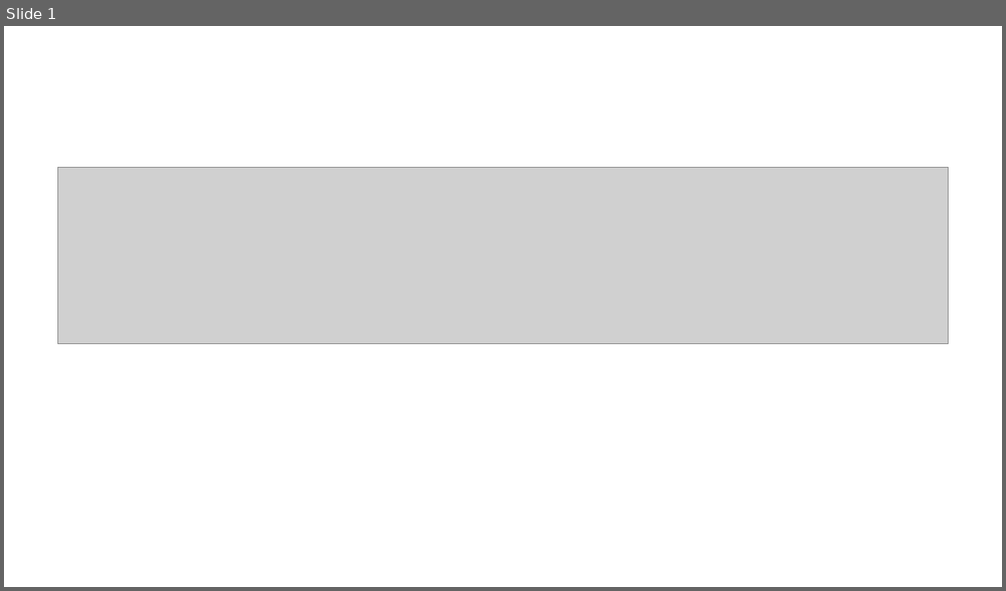
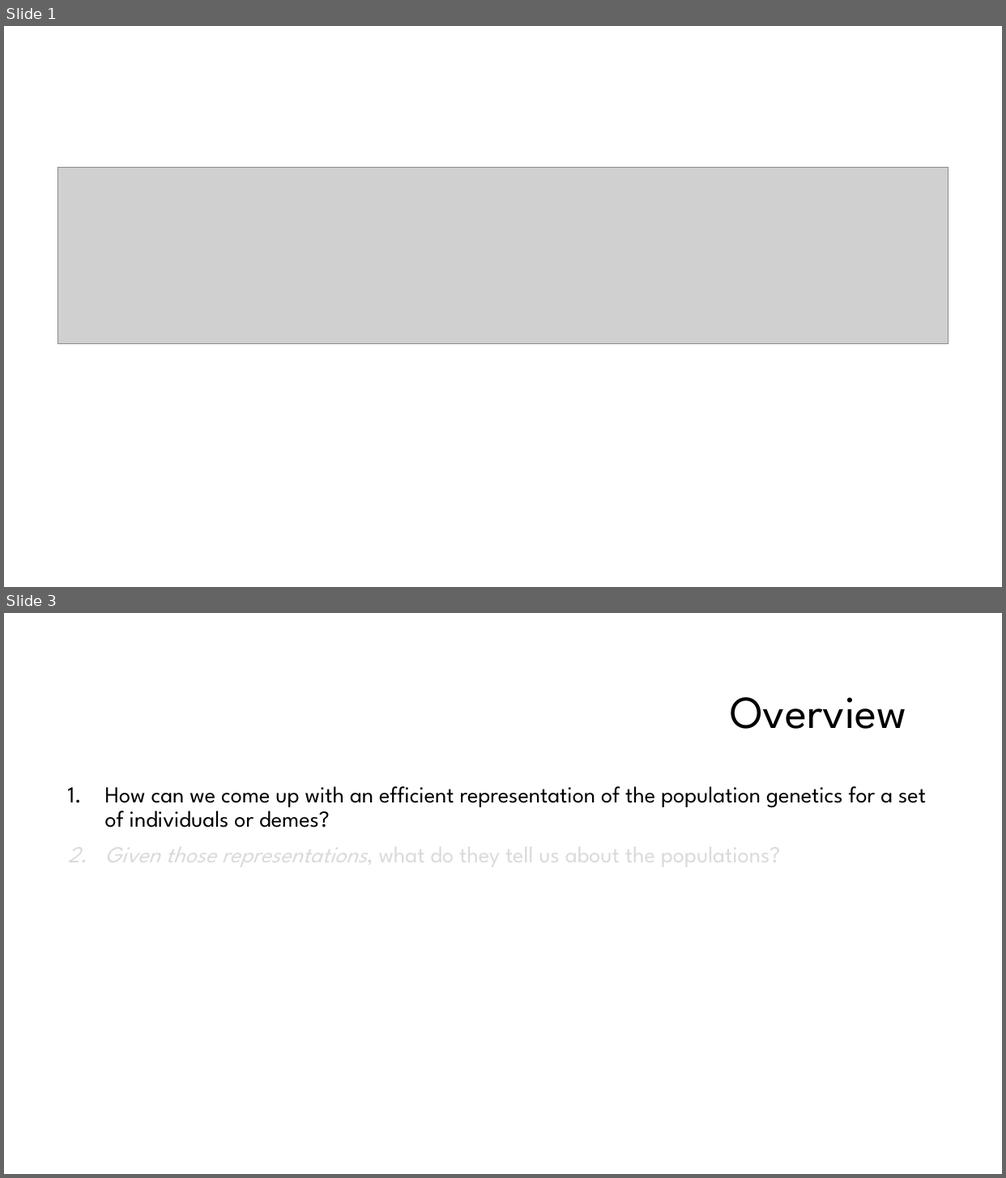
Before and after one commit to jmp448/genomic-data-science, a slide deck: PCA Presentation.pptx. Shown one above the other, each under a label of ours: slide 1 before the commit, slides 1 and 3 after it; the slides between them are not shown. The pictures are 1006x591 and 1006x1178 pixels, drawn with LibreOffice and Linux fonts; fonts in the diff are those of the drawing; grey boxes stand for pictures; background and template pictures are left out. Boxes give left, top, right and bottom in pixels: in the first picture for what was removed or moved away, otherwise in the second. Text is boxed around its words. In the diff, an @@ line names an element or a change of style, - is before the commit and + after.

```diff
--- a/PCA Presentation.pptx
+++ b/PCA Presentation.pptx
@@ slide 3 added at bbox=[4, 613, 1002, 1174], background #FFFFFF @@
@@ text added at bbox=[730, 697, 907, 729], 44 pt, text #000000 @@
+Overview
@@ text added at bbox=[105, 786, 926, 871], 22 pt, text #000000 @@
+1. How can we come up with an efficient representation of the population genetics for a set of individuals or demes?
+2. Given those representations, what do they tell us about the populations?
```
Also in this commit, not shown: 24 other slides added, 2 slides removed, 2 other files.
